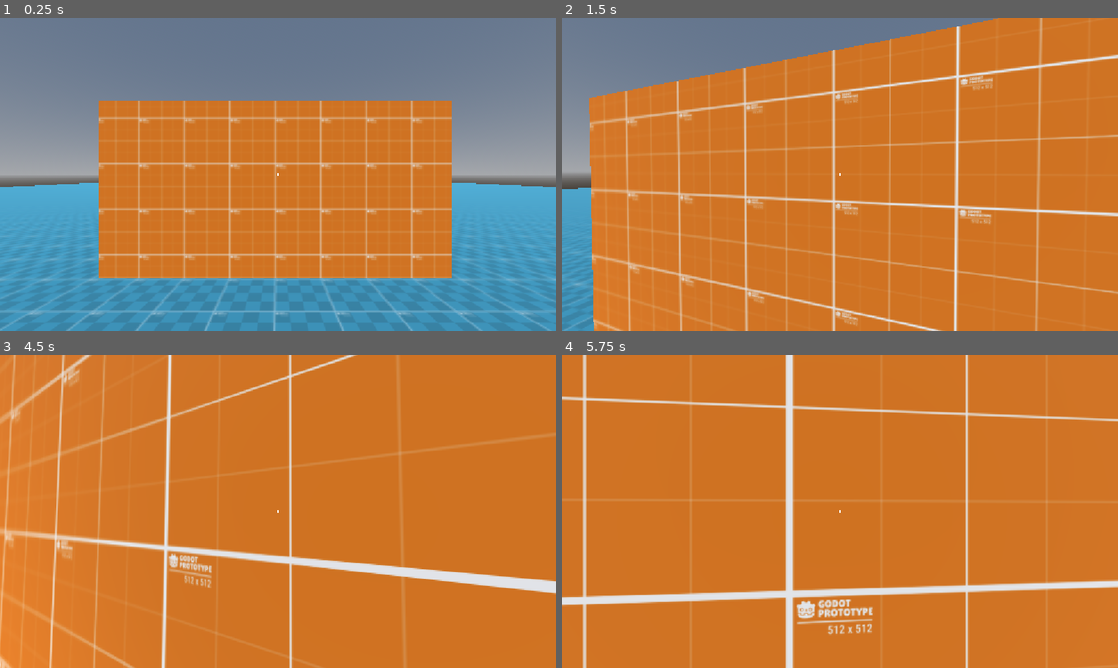
Above: before the commit, frames 1-4 (two rows, left to right).
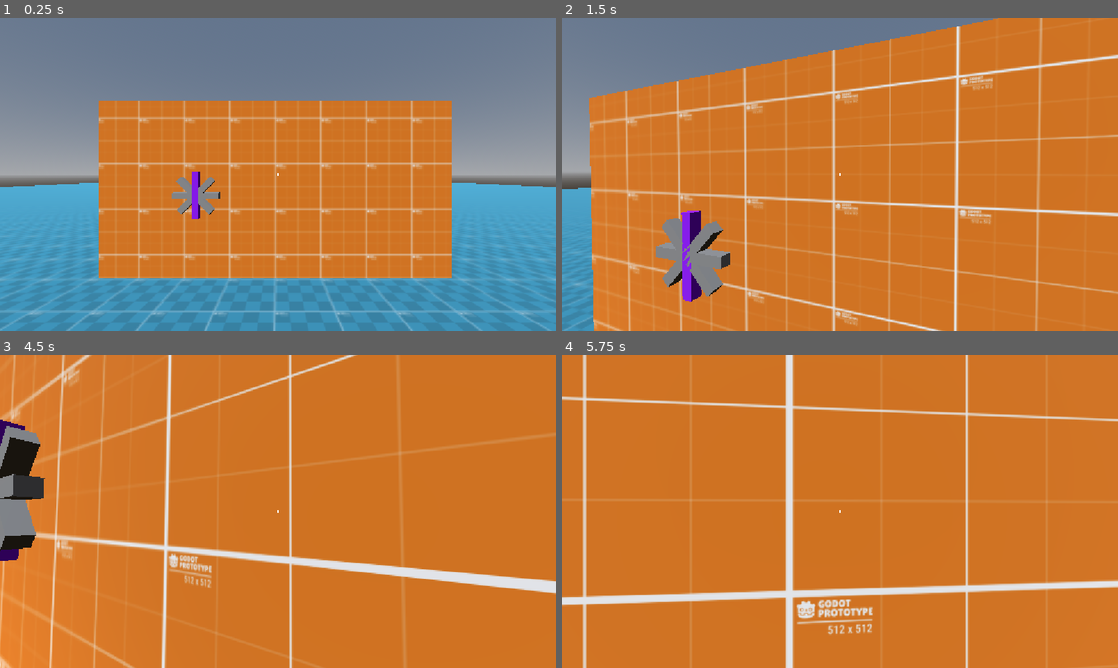
Above: after the commit, the same moments.

Repository: Raamxie/LudumDare60
Game: Godot game, scene res://scenes/main.tscn
Two runs of this game, one before a commit and one after it. Both use one fixed random seed, a clock stepped at 60 frames per second and the inputs below.
Inputs (mouse positions are in pixels of both pictures, inside the frame that each line leads up to):
- Up to frame 1 (0.25 s): no input
- Up to frame 2 (1.5 s): move the mouse to (867, 174) at 0.52 s; hold W (forward) from 0.53 s (still down); tap E (interact) at 0.6 s; tap Space (jump) at 0.77 s; click (867, 174) at 0.8 s; move the mouse to (812, 174) at 1.27 s; click (812, 174) at 1.35 s
- Up to frame 3 (4.5 s): keep holding W (forward); tap Space (jump) at 1.52, 3.02, 3.77 s; tap E (interact) at 1.55, 2.1, 3.05, 4.35 s; move the mouse to (289, 505) at 2.02 s; click (289, 505) at 2.3 s; move the mouse to (272, 517) at 2.77 s; tap Shift (sprint) at 2.85 s; move the mouse to (316, 514) at 3.52 s; click (316, 514) at 3.6 s; tap Escape (return_interact, bound only after the commit) at 4.15 s; move the mouse to (233, 508) at 4.27 s
- Up to frame 4 (5.75 s): keep holding W (forward); tap Space (jump) at 4.52 s; move the mouse to (845, 511) at 5.02 s; click (845, 511) at 5.1 s

The runs differ from the first frame. In frame 1, 0.7% of the frame differs, in the area x 30-40%, y 49-65%; in frame 2, 2.4%; in frame 3, 2.6%, in the area x 0-9%, y 20-66%; in frame 4, nothing differs.

Commit message:
Objects interaction focus added
focus on interacted object

Diff:
--- a/ludum-dare-60/project.godot
+++ b/ludum-dare-60/project.godot
@@ -29,6 +29,10 @@
 "res://scenes/": "yellow",
 "res://scripts/": "teal"
 }
+
+[global_group]
+
+Player="Contains player"
 
 [input]
 
@@ -67,6 +71,16 @@
 "events": [Object(InputEventKey,"resource_local_to_scene":false,"resource_name":"","device":-1,"window_id":0,"alt_press …(192 unchanged characters)…
 ]
 }
+control_interaction={
+"deadzone": 0.2,
+"events": [Object(InputEventMouseButton,"resource_local_to_scene":false,"resource_name":"","device":-1,"window_id":0,"alt_pressed":false,"shift_pressed":false,"ctrl_pressed":false,"meta_pressed":false,"button_mask":0,"position":Vector2(0, 0),"global_position":Vector2(0, 0),"factor":1.0,"button_index":1,"canceled":false,"pressed":false,"double_click":false,"script":null)
+]
+}
+return_interact={
+"deadzone": 0.2,
+"events": [Object(InputEventKey,"resource_local_to_scene":false,"resource_name":"","device":16,"window_id":0,"alt_pressed":false,"shift_pressed":false,"ctrl_pressed":false,"meta_pressed":false,"pressed":false,"keycode":0,"physical_keycode":4194305,"key_label":0,"unicode":0,"location":0,"echo":false,"script":null)
+]
+}
 
 [layer_names]
 
--- /dev/null
+++ b/ludum-dare-60/scenes/Interaction Panels/Valve_Panel.tscn
@@ -0,0 +1,20 @@
+[gd_scene format=3 uid="uid://bbr83scbn10xt"]
+
+[ext_resource type="PackedScene" uid="uid://c3e2rdxjy70iq" path="res://scenes/interactable_object.tscn" id="1_dufkl"]
+[ext_resource type="PackedScene" uid="uid://dcioj1xxp2ghn" path="res://scenes/Interaction Panel Components/Valve.tscn" id="3_mx05t"]
+
+[sub_resource type="BoxShape3D" id="BoxShape3D_g4v7s"]
+size = Vector3(1.0922241, 1.0615234, 0.3215332)
+
+[node name="InteractableObject" unique_id=2132515151 instance=ExtResource("1_dufkl")]
+
+[node name="InteractionComponent" parent="." index="0" unique_id=1003491539 node_paths=PackedStringArray("mesh")]
+mesh = NodePath("../Model/Valve/Mesh/MeshInstance3D")
+
+[node name="CollisionShape3D" type="CollisionShape3D" parent="InteractionComponent" index="0" unique_id=2047722228]
+transform = Transform3D(1, 0, 0, 0, 1, 0, 0, 0, 1, -0.005218506, -0.0024414063, 0.010864258)
+shape = SubResource("BoxShape3D_g4v7s")
+
+[node name="Valve" parent="Model" parent_id_path=PackedInt32Array(1685110682) index="0" unique_id=190104565 instance=ExtResource("3_mx05t")]
+
+[editable path="Model/Valve"]
--- a/ludum-dare-60/scenes/interactable_object.tscn
+++ b/ludum-dare-60/scenes/interactable_object.tscn
@@ -1,20 +1,17 @@
 [gd_scene format=3 uid="uid://c3e2rdxjy70iq"]
 
+[ext_resource type="Script" uid="uid://baubm8b2ocn0f" path="res://scripts/Interaction Panels/interactable_object.gd" id="1_1cvqn"]
 [ext_resource type="PackedScene" uid="uid://b6y7nl7qsqql5" path="res://scenes/interaction_component.tscn" id="1_gknyc"]
 
-[sub_resource type="CameraAttributesPractical" id="CameraAttributesPractical_g4v7s"]
-dof_blur_far_enabled = true
-dof_blur_far_distance = 1.0
-dof_blur_amount = 0.7
-
 [node name="InteractableObject" type="Node3D" unique_id=2132515151]
+script = ExtResource("1_1cvqn")
 
 [node name="InteractionComponent" parent="." unique_id=1003491539 instance=ExtResource("1_gknyc")]
 
 [node name="InteractionCamera" type="Camera3D" parent="." unique_id=869435617]
 transform = Transform3D(1, 0, 0, 0, 1, 0, 0, 0, 1, 0, 0, 1)
-attributes = SubResource("CameraAttributesPractical_g4v7s")
 
 [node name="Model" type="Node3D" parent="." unique_id=1685110682]
 
 [connection signal="interacted" from="InteractionComponent" to="." method="_on_interacted"]
+[connection signal="interacted" from="InteractionComponent" to="." method="_on_interacted_object"]
--- a/ludum-dare-60/scenes/main.tscn
+++ b/ludum-dare-60/scenes/main.tscn
@@ -6,6 +6,7 @@
 [ext_resource type="Texture2D" uid="uid://deqtmshce2jpd" path="res://addons/godot-prototype-texture/PNG/grid_512x512/grid_yellow_512x512.png" id="4_o6xl0"]
 [ext_resource type="Texture2D" uid="uid://dxrlfiupdt3yu" path="res://addons/godot-prototype-texture/PNG/grid_512x512/grid_red_512x512.png" id="5_tipki"]
 [ext_resource type="PackedScene" uid="uid://dqkmbtx00qkb4" path="res://scenes/box_object.tscn" id="6_tefeu"]
+[ext_resource type="PackedScene" uid="uid://bbr83scbn10xt" path="res://scenes/Interaction Panels/Valve_Panel.tscn" id="8_85g3d"]
 [ext_resource type="PackedScene" uid="uid://c24eum0t5phaq" path="res://scenes/box_item.tscn" id="8_tipki"]
 
 [sub_resource type="StandardMaterial3D" id="StandardMaterial3D_85g3d"]
@@ -78,3 +79,9 @@
 
 [node name="BoxItem" parent="." unique_id=691295588 instance=ExtResource("8_tipki")]
 transform = Transform3D(1, 0, 0, 0, 1, 0, 0, 0, 1, 3.3757997, 1.9971693, 1.5190607)
+
+[node name="BoxObject2" parent="." unique_id=419380444 instance=ExtResource("6_tefeu")]
+transform = Transform3D(1, 0, 0, 0, 1, 0, 0, 0, 1, 4.9193854, 1.853781, -1.6747487)
+
+[node name="InteractableObject" parent="." unique_id=162394750 instance=ExtResource("8_85g3d")]
+transform = Transform3D(1, 0, 0, 0, 1, 0, 0, 0, 1, -1.7163336, 2.312818, -4.008759)
--- a/ludum-dare-60/scenes/player.tscn
+++ b/ludum-dare-60/scenes/player.tscn
@@ -6,7 +6,7 @@
 [sub_resource type="CapsuleShape3D" id="CapsuleShape3D_g4v7s"]
 height = 1.8
 
-[node name="Player" type="CharacterBody3D" unique_id=1630401320]
+[node name="Player" type="CharacterBody3D" unique_id=1630401320 groups=["Player"]]
 collision_layer = 3
 script = ExtResource("1_3vyb7")
 WALK_SPEED = 3.0
--- a/ludum-dare-60/scripts/Interaction Panel Components/Lever.gd
+++ b/ludum-dare-60/scripts/Interaction Panel Components/Lever.gd
@@ -40,13 +40,11 @@
 	$Mesh.transform.basis = initial_mesh_basis.rotated(axis, angle_rad)
 
 func _input(event: InputEvent) -> void:
-	if Input.is_action_just_pressed("interact"):
+	if Input.is_action_just_pressed("control_interaction"):
 		is_interacting = true
-		Input.mouse_mode = Input.MOUSE_MODE_CONFINED
 		pre_interact()
-	elif Input.is_action_just_released("interact"):
+	elif Input.is_action_just_released("control_interaction"):
 		is_interacting = false
-		Input.mouse_mode = Input.MOUSE_MODE_CAPTURED
 
 	if is_interacting and event is InputEventMouseMotion:
 		current_mouse_position = event.position
--- a/ludum-dare-60/scripts/Interaction Panel Components/Valve.gd
+++ b/ludum-dare-60/scripts/Interaction Panel Components/Valve.gd
@@ -3,7 +3,7 @@
 @export var MAXIMUM_ROTATION: float = 360.0
 @export var STARTING_POSITION: float = 0.0
 @export var GOAL_ROTATION: float = 360.0
-@export var ROTATION_SPEED: float = 2.0      # Degrees added per mouse event
+@export var ROTATION_SPEED: float = 2.5      # Degrees added per mouse event
 @export var SMOOTHING_SPEED: float = 10.0    # Higher = snappier, Lower = heavier/smoother
 
 var is_interacting: bool = false
@@ -39,13 +39,11 @@
 	$Mesh.transform.basis = initial_mesh_basis.rotated(axis, angle_rad)
 
 func _input(event: InputEvent) -> void:
-	if Input.is_action_just_pressed("interact"):
+	if Input.is_action_just_pressed("control_interaction"):
 		is_interacting = true
-		Input.mouse_mode = Input.MOUSE_MODE_CONFINED
 		pre_interact()
-	elif Input.is_action_just_released("interact"):
+	elif Input.is_action_just_released("control_interaction"):
 		is_interacting = false
-		Input.mouse_mode = Input.MOUSE_MODE_CAPTURED
 
 	if is_interacting and event is InputEventMouseMotion:
 		current_mouse_position = event.position
--- /dev/null
+++ b/ludum-dare-60/scripts/Interaction Panels/interactable_object.gd
@@ -0,0 +1,74 @@
+extends Node3D
+
+@export var TRANSITION_TIME: float = 0.3
+
+@onready var interaction_camera: Camera3D = $InteractionCamera
+@onready var interaction_component: InteractionComponent = $InteractionComponent
+@onready var player = get_tree().get_nodes_in_group("Player")[0]
+var interaction_camera_transform
+var main_camera: Camera3D
+
+# Called when the node enters the scene tree for the first time.
+func _ready() -> void:
+	pass # Replace with function body.
+	interaction_camera_transform = interaction_camera.global_transform
+
+
+# Called every frame. 'delta' is the elapsed time since the previous frame.
+func _process(delta: float) -> void:
+	pass
+
+
+
+
+
+func _unhandled_input(event: InputEvent) -> void:
+	if interaction_camera.current and (Input.is_action_pressed("return_interact")):
+		_on_return_interacted_object()
+
+func _on_interacted_object() -> void:
+	print("on_interacted called")
+	main_camera = get_viewport().get_camera_3d()
+	_set_player_active(false) # Keeps physics space intact
+
+	interaction_camera.global_transform = main_camera.global_transform
+	interaction_camera.force_update_transform()
+	interaction_camera.reset_physics_interpolation()
+	if TransitionTween:
+		TransitionTween.kill()
+	TransitionTween = create_tween()
+	TransitionTween.tween_property(interaction_camera, "global_transform", interaction_camera_transform, TRANSITION_TIME).set_trans(Tween.TRANS_SINE)
+	interaction_camera.make_current()
+
+	Input.mouse_mode = Input.MOUSE_MODE_CONFINED
+	interaction_component.unfocus()
+	interaction_component.is_focusable = false
+
+func _on_return_interacted_object() -> void:
+	if TransitionTween:
+		TransitionTween.kill()
+	TransitionTween = create_tween()
+	TransitionTween.tween_property(interaction_camera, "global_transform", main_camera.global_transform, TRANSITION_TIME).set_trans(Tween.TRANS_SINE)
+	await TransitionTween.finished
+
+	main_camera.make_current()
+	interaction_camera.global_transform = interaction_camera_transform
+
+	# Re-enable player AFTER the camera finishes returning
+	_set_player_active(true)
+
+	Input.mouse_mode = Input.MOUSE_MODE_CAPTURED
+	interaction_component.focus()
+	interaction_component.is_focusable = true
+	print("Returned")
+
+
+var TransitionTween: Tween
+
+
+
+func _set_player_active(active: bool) -> void:
+	player.set_process(active)
+	player.set_physics_process(active)
+	player.set_process_input(active)
+	player.set_process_unhandled_input(active)
--- a/ludum-dare-60/scripts/interaction_component.gd
+++ b/ludum-dare-60/scripts/interaction_component.gd
@@ -6,6 +6,7 @@
 signal focused
 signal unfocused
 
+var is_focusable: bool = true
 
 @export var mesh: MeshInstance3D
 const OBJECT_HIGHLIGHT = preload("uid://c57ilwxn5ebss")
@@ -16,8 +17,9 @@
 
 
 func focus() -> void:
-	focused.emit()
-	mesh.material_overlay = OBJECT_HIGHLIGHT
+	if is_focusable:
+		focused.emit()
+		mesh.material_overlay = OBJECT_HIGHLIGHT
 
 
 func unfocus() -> void:
Not shown, added: ludum-dare-60/scripts/Interaction Panels/interactable_object.gd.uid
